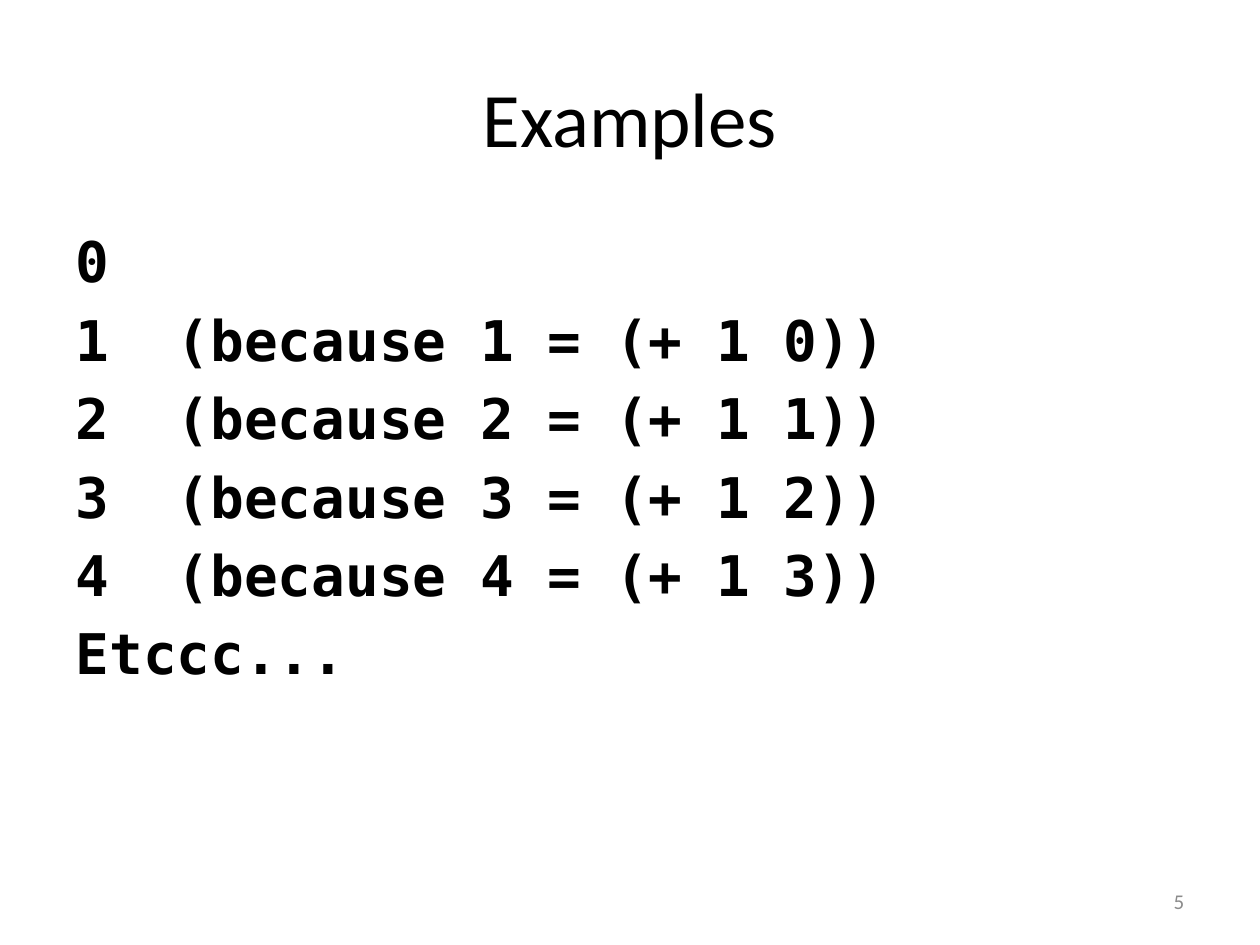
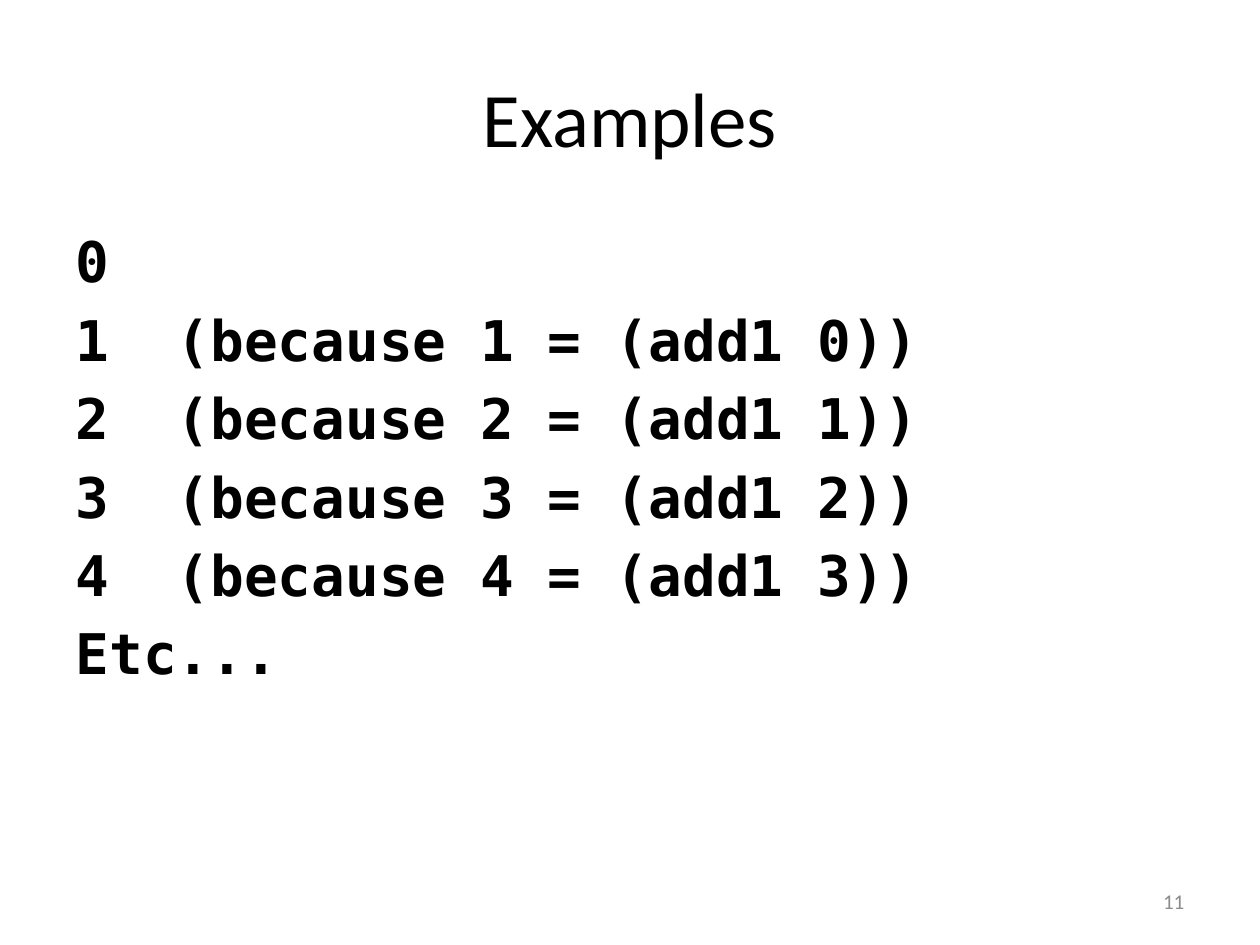
Before and after one commit to mwand/cs5010f16, a slide deck: slide 11 of Slides/Lesson 4.4 More Recursive Data Types.pptx (slide 5 before the commit). Drawn at 1260x945 pixels with LibreOffice and Linux fonts; fonts in the diff are those of the drawing. Boxes give left, top, right and bottom in pixels: in the first picture for what was removed or moved away, otherwise in the second. Text is boxed around its words. In the diff, an @@ line names an element or a change of style, - is before the commit and + after.

```diff
--- a/Slides/Lesson 4.4 More Recursive Data Types.pptx
+++ b/Slides/Lesson 4.4 More Recursive Data Types.pptx
@@ text at [76,318,918,675]: text changed @@
-1 (because 1 = (+ 1 0))
-2 (because 2 = (+ 1 1))
-3 (because 3 = (+ 1 2))
-4 (because 4 = (+ 1 3))
-Etccc...
+1 (because 1 = (add1 0))
+2 (because 2 = (add1 1))
+3 (because 3 = (add1 2))
+4 (because 4 = (add1 3))
+Etc...
@@ page number at [1163,895,1184,909]: text changed @@
-5
+11
```
Also in this commit, not shown: 8 other slides changed, 9 slides added, 7 slides removed, 4 other files.
